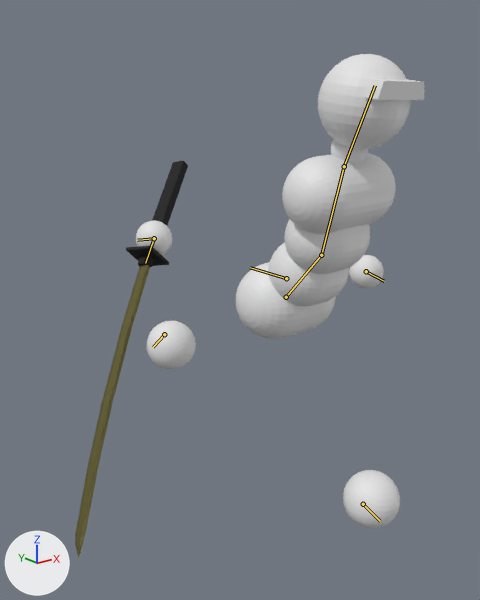
One commit to the Blender file asset_raws/simple_combat_char.blend: the scene before it, then after it.
Rendered twice from a 50 mm lens placed at (-1.48, -3.68, 1.52), pointed at (0.09, -1.72, 0.73). Lighting does not change. The marker at lower left points along +X, +Y and +Z. Both versions are drawn at frame 7 of the action 'Ready_parry_from_running'; the numbers are the values there. The bones that bend it are drawn over the model as lines.

In view in the first picture: 'Body', 'Sword'.
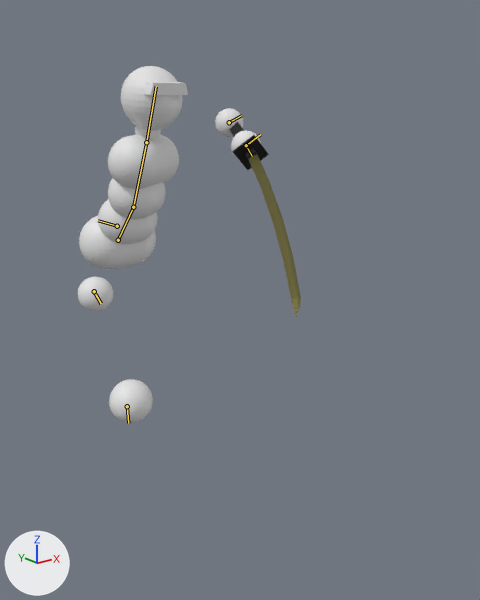
The change in detail:
Bone 'Root bone' (bone_root_bone) moves from (0.0, -2.1, 0.0) to (0.0, -0.925, 0.0).
Bone 'Upper back' (bone_upper_back) turns from (12, 2, 0) to (16, 26, 15) degrees about its own x, y and z.
Bone 'Head' (bone_head) turns from (17, -5, -2) to (23, -22, -21) degrees about its own x, y and z.
Bone 'Hand.L' (bone_hand_l) moves from (-0.481, -0.408, -0.055) to (0.008, -0.39, -0.407).
Bone 'Hand.L' (bone_hand_l) turns from (-51, 23, 12) to (-66, -18, -26) degrees about its own x, y and z.
Bone 'Foot.L' (bone_foot_l) moves from (0.155, 0.208, -0.107) to (0.151, -0.638, 0.21).
Bone 'Foot.L' (bone_foot_l) turns from (4, 5, 15) to (24, 28, 61) degrees about its own x, y and z.
Bone 'Hand.R' (bone_hand_r) moves from (-0.332, -0.382, -0.304) to (-0.073, -0.982, 0.62).
Bone 'Hand.R' (bone_hand_r) turns from (-69, -8, 47) to (31, -1, -136) degrees about its own x, y and z.
Bone 'Foot.R' (bone_foot_r) moves from (-0.281, -0.696, 0.202) to (-0.171, 0.202, -0.105).
Bone 'Foot.R' (bone_foot_r) turns from (36, -7, -99) to (4, -5, -15) degrees about its own x, y and z.
Bone 'Sword attachment' (bone_sword_attachment) moves from (0.382, -0.304, 0.332) to (0.982, 0.62, 0.073).
Bone 'Sword attachment' (bone_sword_attachment) turns from (47, 10, 70) to (-25, -143, 40) degrees about its own x, y and z.

Changed parts and their boxes [x1, y1, x2, y2] in the pictures (480 x 600 px):
'Body', posed (37% narrower, 25% shorter)
    before: [136, 54, 425, 528]
    after: [78, 66, 261, 423]
'Sword', posed
    before: [75, 161, 188, 558]
    after: [229, 121, 301, 316]
bone 'Root bone', root to tip
    before: (286, 278) to (250, 267)
    after: (117, 226) to (98, 220)
bone 'Upper back', root to tip
    before: (321, 255) to (344, 166)
    after: (133, 207) to (146, 142)
bone 'Head', root to tip
    before: (344, 166) to (375, 85)
    after: (146, 142) to (156, 86)
bone 'Hand.L', root to tip
    before: (366, 271) to (384, 281)
    after: (229, 122) to (241, 115)
bone 'Foot.L', root to tip
    before: (363, 504) to (380, 521)
    after: (94, 291) to (101, 303)
bone 'Hand.R', root to tip
    before: (154, 238) to (137, 240)
    after: (246, 145) to (260, 134)
bone 'Foot.R', root to tip
    before: (164, 334) to (153, 347)
    after: (127, 406) to (128, 423)
bone 'Sword attachment', root to tip
    before: (154, 238) to (145, 263)
    after: (246, 145) to (252, 156)
